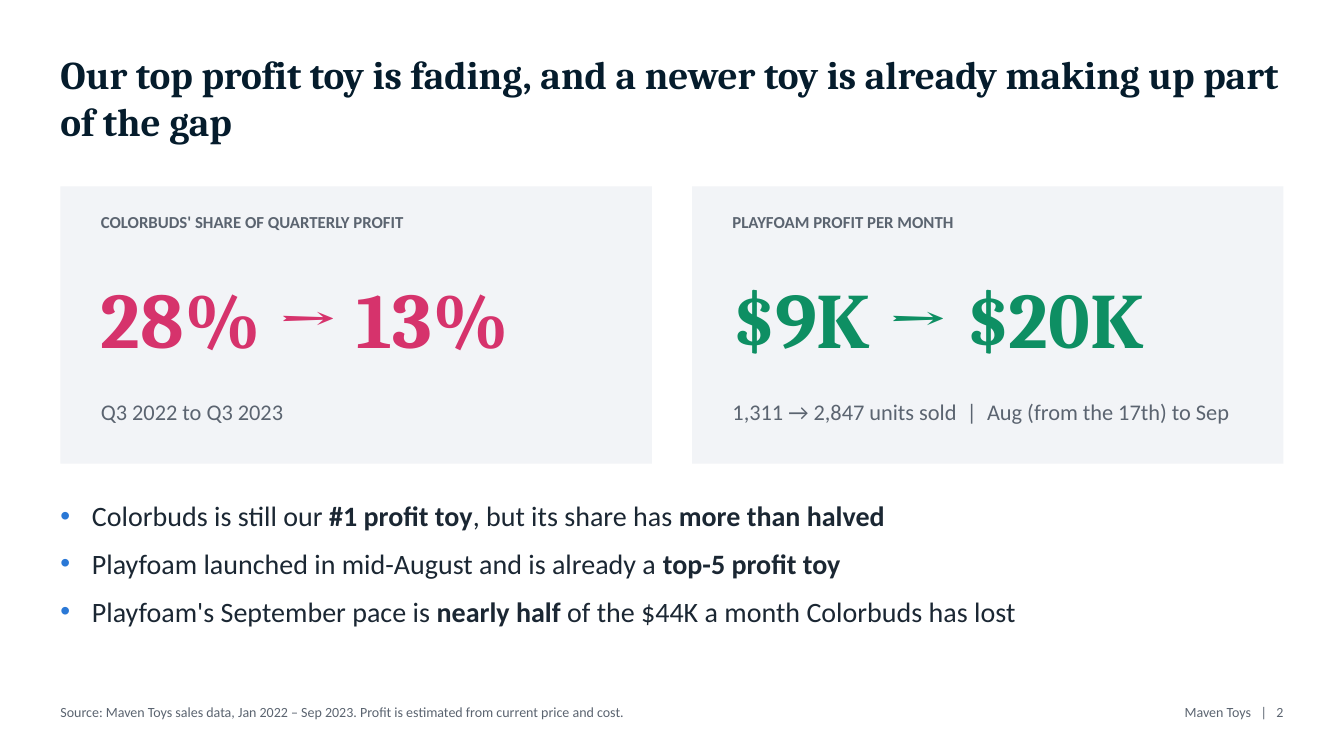
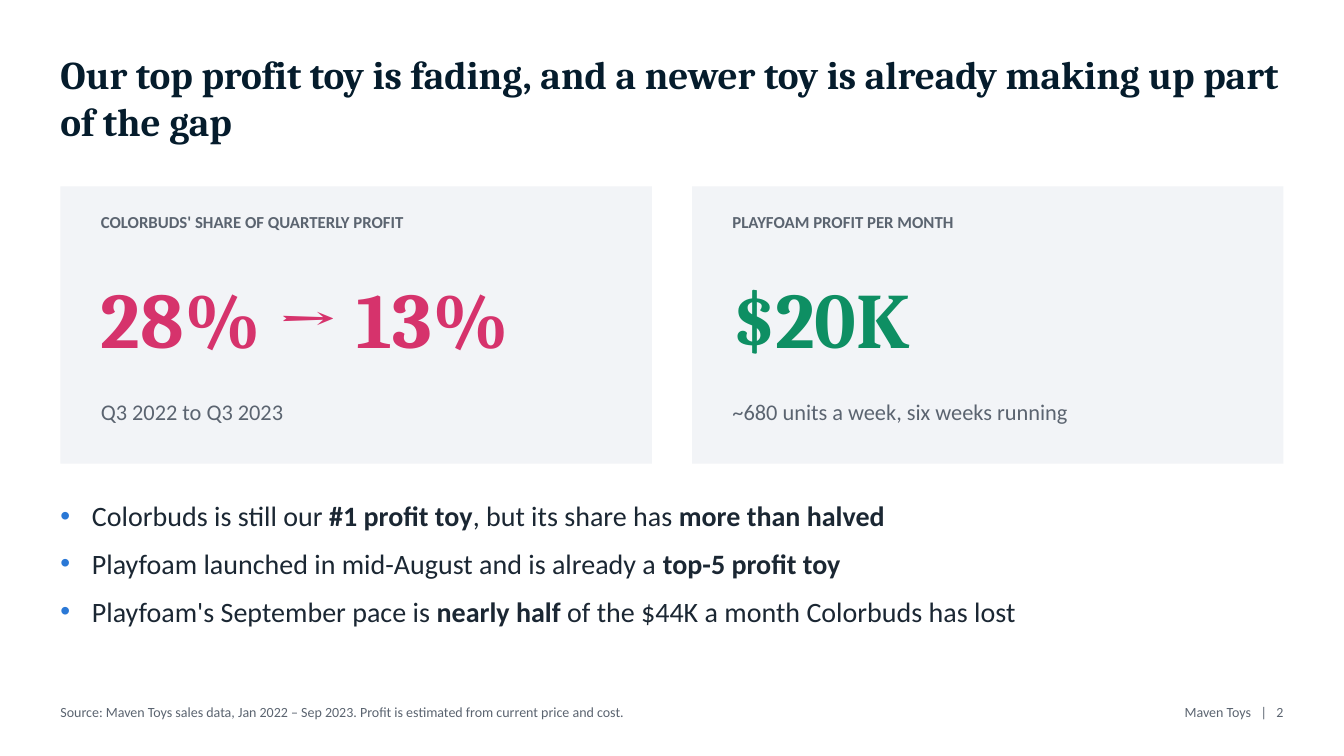
Before and after one commit to surajko9000/maven-toys-ai-analytics, a slide deck: slide 2 of site/deck/Colorbuds_to_Playfoam.pptx. Drawn at 1344x756 pixels with LibreOffice and Linux fonts; fonts in the diff are those of the drawing. Boxes give left, top, right and bottom in pixels: in the first picture for what was removed or moved away, otherwise in the second. Text is boxed around its words. In the diff, an @@ line names an element or a change of style, - is before the commit and + after.

```diff
--- a/site/deck/Colorbuds_to_Playfoam.pptx
+++ b/site/deck/Colorbuds_to_Playfoam.pptx
@@ text at (732, 289, 909, 354): text changed @@
-$9K → $20K
+$20K
@@ text at (732, 404, 1067, 424): text changed @@
-1,311 → 2,847 units sold | Aug (from the 17th) to Sep
+~680 units a week, six weeks running
```
Also in this commit, not shown: 1 other slide changed, 4 other files.
